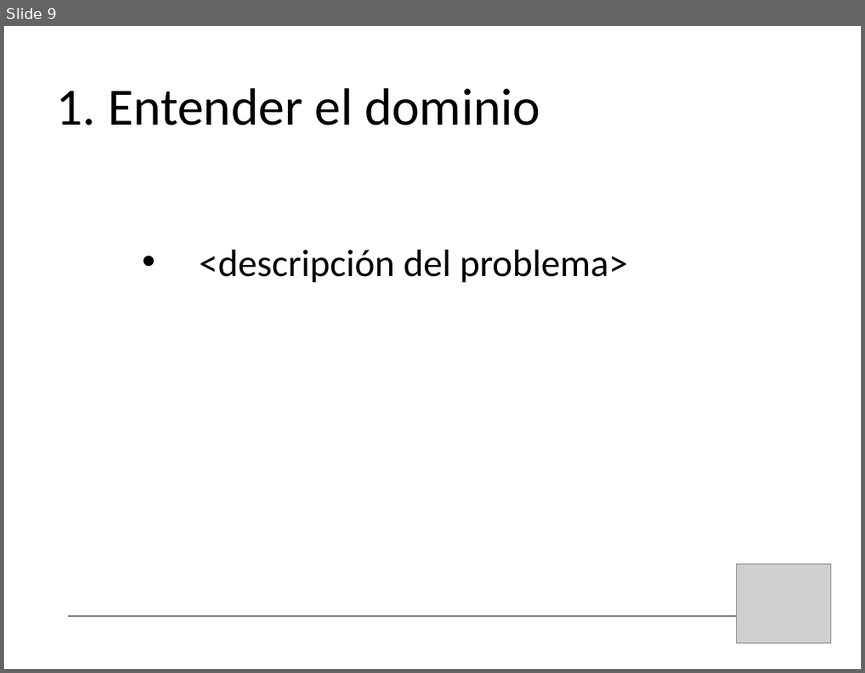
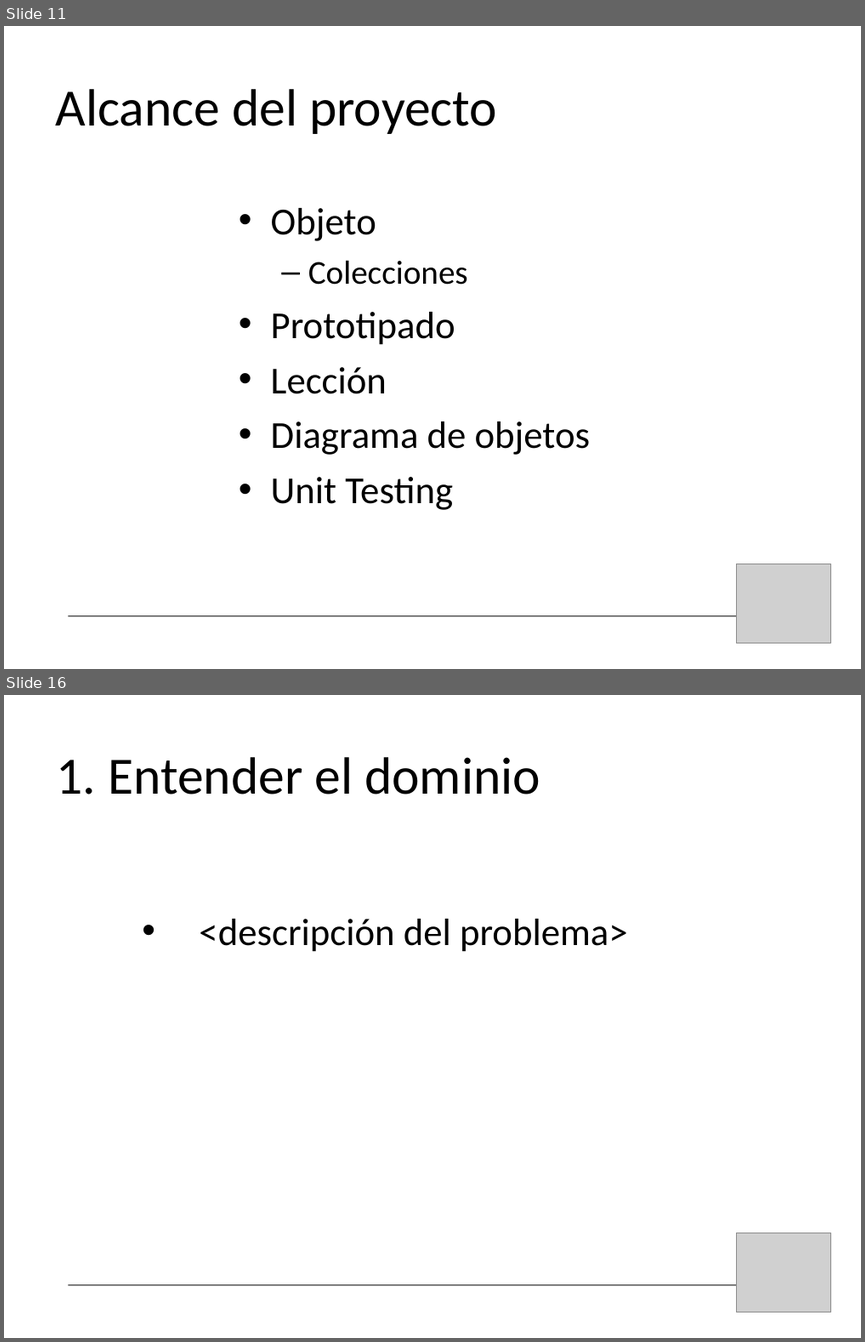
Before and after one commit to bossiernesto/objectbrowserpharo, a slide deck: docs/LOOP-demo-final.ppt. Shown one above the other, each under a label of ours: slide 9 before the commit, slides 11 and 16 after it; the slides between them are not shown. The pictures are 865x673 and 865x1342 pixels, drawn with LibreOffice and Linux fonts; fonts in the diff are those of the drawing; grey boxes stand for pictures. Boxes give left, top, right and bottom in pixels: in the first picture for what was removed or moved away, otherwise in the second. Text is boxed around its words. In the diff, an @@ line names an element or a change of style, - is before the commit and + after.

```diff
--- a/docs/LOOP-demo-final.ppt
+++ b/docs/LOOP-demo-final.ppt
@@ slide 11 added at [4,26,861,669], background #FFFFFF @@
@@ title added at [55,89,497,134], 44 pt, text #000000 @@
+Alcance del proyecto
@@ text added at [271,208,590,510], 32 pt, text #000000 @@
+• Objeto
+  – Colecciones
+• Prototipado
+• Lección
+• Diagrama de objetos
+• Unit Testing
@@ picture added at [736,563,830,643] @@
@@ line added from (69, 616) to (783, 616), #000000 0.74 pt @@
@@ what was slide 9 is now slide 16 @@
```
Also in this commit, not shown: 8 slides changed, 7 other slides added.
